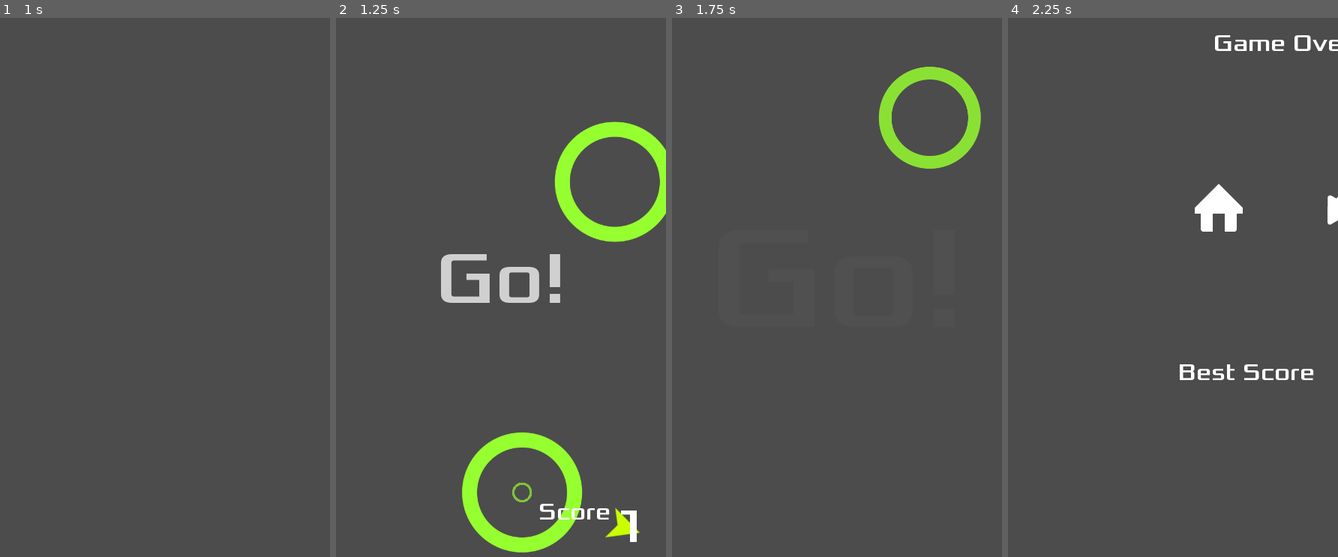
Above: before the commit, frames 1-4 (left to right).
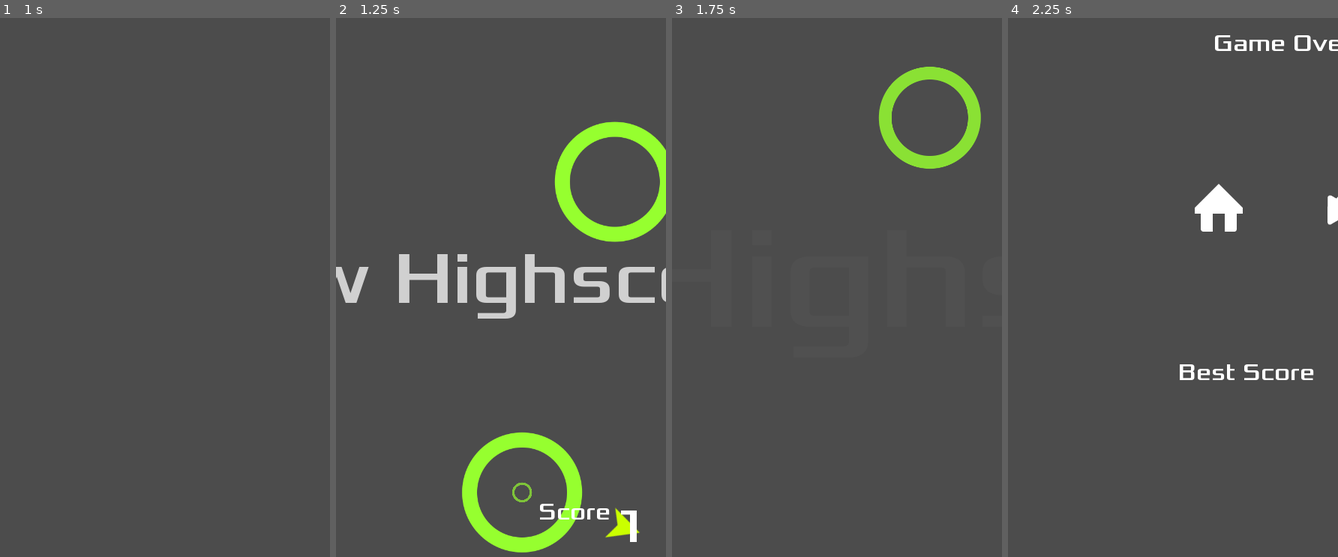
Above: after the commit, the same moments.

Repository: stewchan/circle-jump
Game: Godot game, scene res://objects/Main.tscn
The game is run twice, just before and just after one commit, with the same random seed, the same clock (stepped at 60 frames per second) and the same inputs.
Inputs (mouse positions are in pixels of both pictures, inside the frame that each line leads up to):
- Up to frame 1 (1 s): click (99, 206) at 0.5 s
- Up to frame 2 (1.25 s): no input
- Up to frame 3 (1.75 s): move the mouse to (909, 249) at 1.27 s; click (909, 249) at 1.42 s
- Up to frame 4 (2.25 s): click (1242, 206) at 2 s

Frame 1 is identical in both runs. In frame 2, 3.3% of the frame differs, in the area x 0-100%, y 43-56%; in frame 3, less than 0.1%; in frame 4, nothing differs.

Commit message:
Add music fade

Diff:
--- a/Settings.gd
+++ b/Settings.gd
@@ -7,30 +7,34 @@
 var circles_per_level = 5
 var highscore = 0
 
+
 var color_schemes = {
-	"NEON0": {
-		'background': Color8(0, 0, 0),
-		'player_body': Color8(203, 255, 0),
-		'player_trail': Color8(204, 0, 255),
-		'circle_fill': Color8(255, 0, 110),
-		'circle_static': Color8(0, 255, 102),
-		'circle_limited': Color8(204, 0, 255)
+	"NEON0":
+	{
+		"background": Color8(0, 0, 0),
+		"player_body": Color8(203, 255, 0),
+		"player_trail": Color8(204, 0, 255),
+		"circle_fill": Color8(255, 0, 110),
+		"circle_static": Color8(0, 255, 102),
+		"circle_limited": Color8(204, 0, 255)
 	},
-	"NEON1": {
-		'background': Color8(0, 0, 0),
-		'player_body': Color8(246, 255, 0),
-		'player_trail': Color8(255, 255, 255),
-		'circle_fill': Color8(255, 0, 110),
-		'circle_static': Color8(151, 255, 48),
-		'circle_limited': Color8(127, 0, 255)
+	"NEON1":
+	{
+		"background": Color8(0, 0, 0),
+		"player_body": Color8(246, 255, 0),
+		"player_trail": Color8(255, 255, 255),
+		"circle_fill": Color8(255, 0, 110),
+		"circle_static": Color8(151, 255, 48),
+		"circle_limited": Color8(127, 0, 255)
 	},
-	"NEON2": {
-		'background': Color8(0, 0, 0),
-		'player_body': Color8(255, 0, 187),
-		'player_trail': Color8(255, 148, 0),
-		'circle_fill': Color8(255, 148, 0),
-		'circle_static': Color8(170, 255, 0),
-		'circle_limited': Color8(204, 0, 255)
+	"NEON2":
+	{
+		"background": Color8(0, 0, 0),
+		"player_body": Color8(255, 0, 187),
+		"player_trail": Color8(255, 148, 0),
+		"circle_fill": Color8(255, 148, 0),
+		"circle_static": Color8(170, 255, 0),
+		"circle_limited": Color8(204, 0, 255)
 	}
 }
 
@@ -66,12 +70,11 @@
 #func set_enable_ads():
 #	save_settings()
 
-
 # Starting game play settings
 const LEVEL_START = {
 	"mode": "static",
 	"radius": 120,
-	"rotation_speed" : PI * 0.7,
+	"rotation_speed": PI * 0.7,
 	"move_range": 0,
 	"move_speed": 1.0,
 	"jump_speed": 1000,
@@ -82,14 +85,15 @@
 
 func intensify(level):
 	var settings = level_settings.duplicate()
-	var total_levels = len(_level_changes)
+	var num_levels = len(_level_changes)
 
 	# Change the color scheme every so often
 	if level % 5 == 0:
 		next_theme()
 
-	level = clamp(level, 0, total_levels-1)
+	level = clamp(level, 0, num_levels - 1)
 	var dict = _level_changes[level]
+
 	for key in dict:
 		settings[key] = dict[key]
 	level_settings = settings
@@ -137,5 +141,4 @@
 	{"radius": 5},
 	{"move_range": 200},
 	{"move_speed": 0.2},
-
 ]
--- a/objects/Circle.gd
+++ b/objects/Circle.gd
@@ -47,8 +47,6 @@
 
 	$Sprite.material = $Sprite.material.duplicate()
 	$SpriteEffect.material = $Sprite.material
-
-
 	$CollisionShape2D.shape = $CollisionShape2D.shape.duplicate()
 	$CollisionShape2D.shape.radius = radius
 	var img_size = $Sprite.texture.get_size().x / 2
--- a/objects/Circle.tscn
+++ b/objects/Circle.tscn
@@ -173,6 +173,7 @@
 anims/implode = SubResource( 5 )
 
 [node name="Label" type="Label" parent="."]
+visible = false
 anchor_left = 0.5
 anchor_top = 0.5
 anchor_right = 0.5
--- a/objects/Main.gd
+++ b/objects/Main.gd
@@ -5,6 +5,7 @@
 
 var player
 var score := 0 setget set_score
+var new_highscore := false
 var level := 0
 
 
@@ -21,6 +22,7 @@
 	player.connect("captured", self, "_on_Jumper_captured")
 	player.connect("died", self, "_on_Jumper_died")
 	self.score = 0
+	new_highscore = false
 	level = 0
 	Settings.intensify(level)
 	spawn_circle($StartPosition.position)
@@ -28,14 +30,17 @@
 	$HUD.show()
 	$HUD.show_message("Go!")
 	if Settings.enable_music:
+		$Music.volume_db = 0
 		$Music.play()
 
 
 func set_score(value):
 	score = value
-	if score > Settings.highscore:
+	if score > Settings.highscore and !new_highscore:
+		new_highscore = true
 		Settings.highscore = score
 		Settings.save_settings()
+		$HUD.show_message("New Highscore!")
 	$HUD.update_score(score)
 	if score > 0 and score % Settings.circles_per_level == 0:
 		level += 1
@@ -55,7 +60,7 @@
 	$Screens.game_over()
 	$HUD.hide()
 	if Settings.enable_music:
-		$Music.stop()
+		fade_music()
 
 
 func spawn_circle(_position = null) -> void:
@@ -73,3 +78,9 @@
 	var move_speed = Settings.level_settings["move_speed"]
 	var rotation_speed = Settings.level_settings["rotation_speed"]
 	c.init(_position, mode, radius, rotation_speed, move_range, move_speed)
+
+
+func fade_music():
+	$MusicFade.interpolate_property($Music, "volume_db", 0, -50, 1.5, Tween.TRANS_LINEAR, Tween.EASE_IN)
+	$MusicFade.start()
+	yield($MusicFade, "tween_all_completed")
--- a/objects/Main.tscn
+++ b/objects/Main.tscn
@@ -24,4 +24,6 @@
 [node name="Music" type="AudioStreamPlayer" parent="."]
 stream = ExtResource( 4 )
 
+[node name="MusicFade" type="Tween" parent="."]
+
 [connection signal="start_game" from="Screens" to="." method="new_game"]
